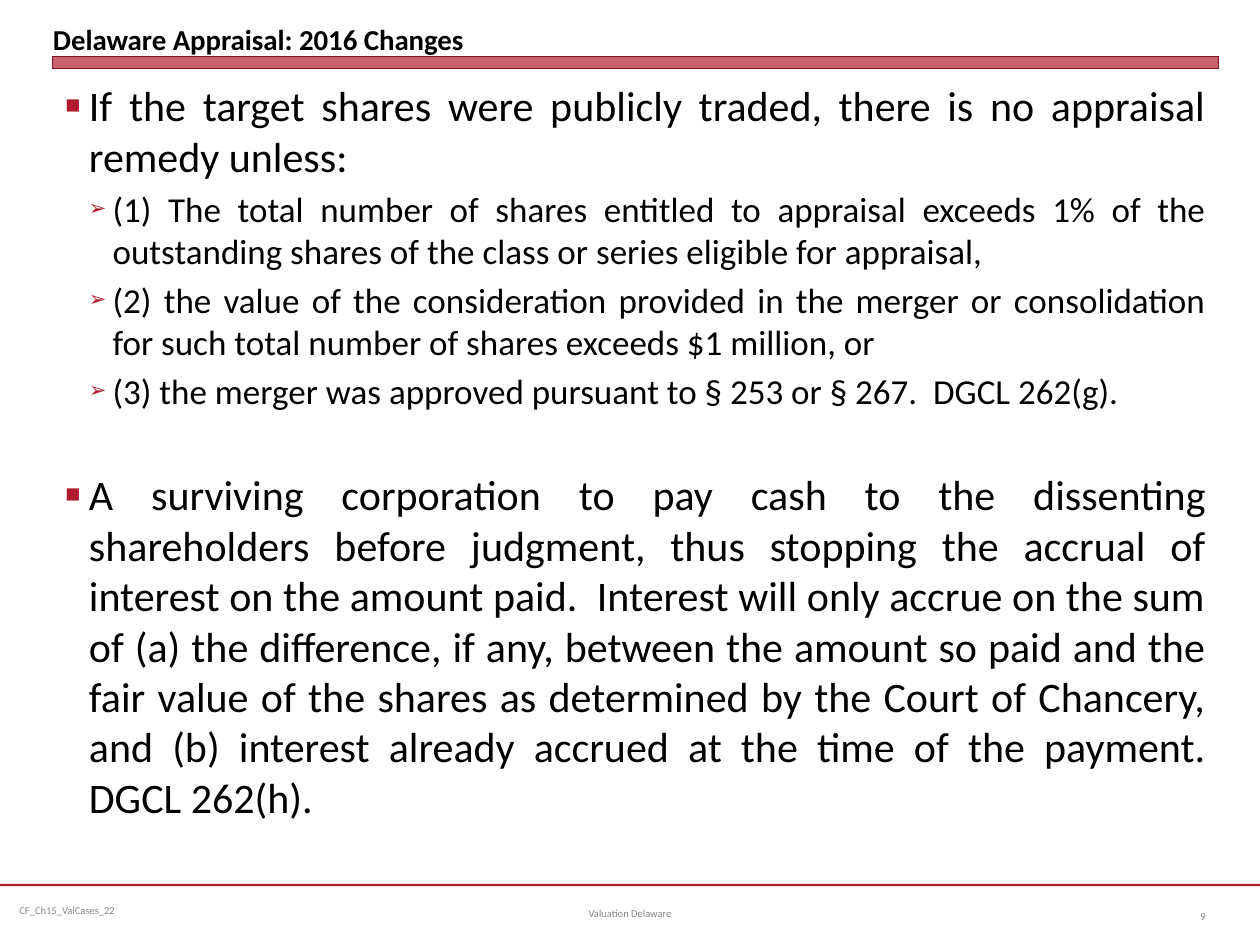
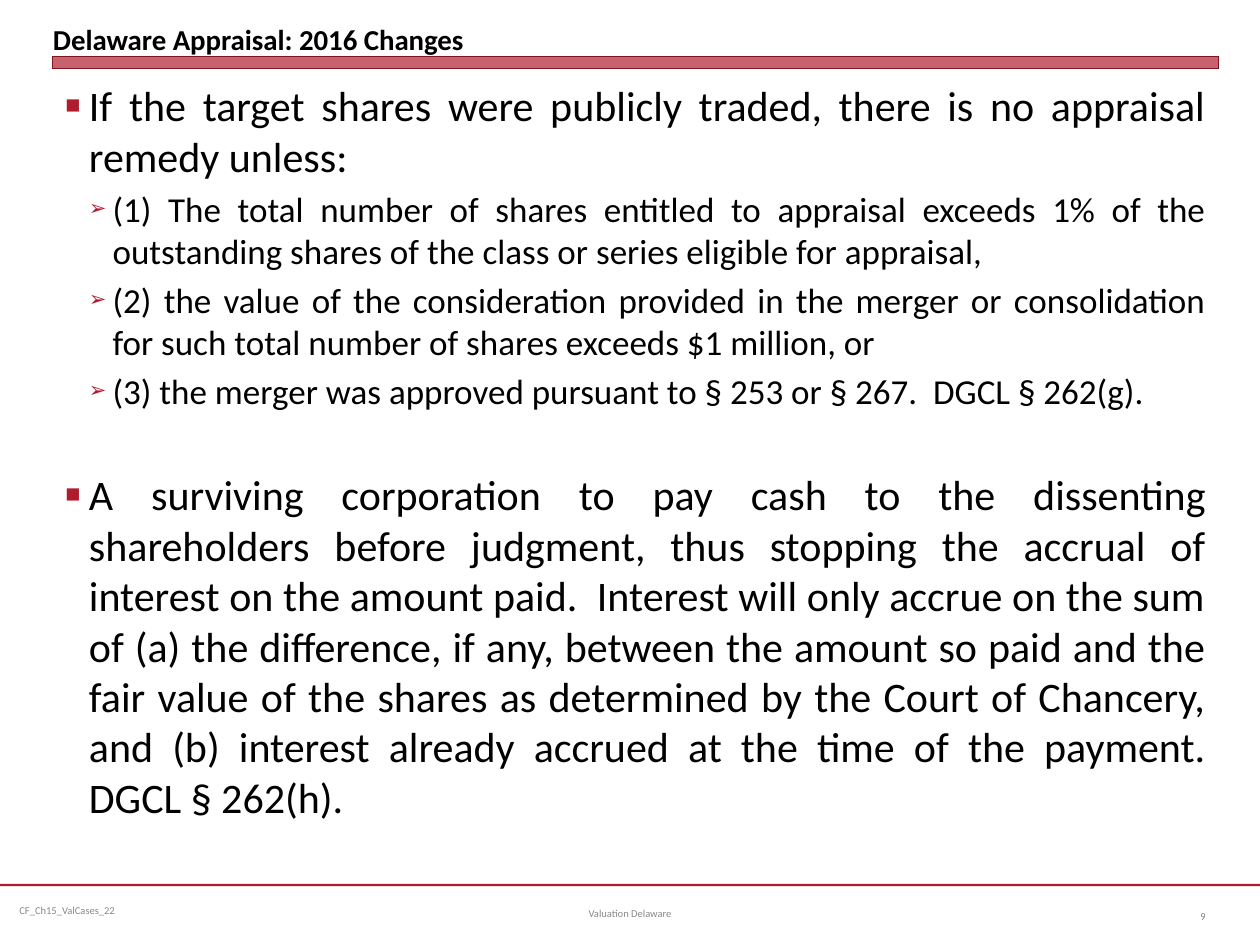
Before and after one commit to jmc877/Corporate-Finance, a slide deck: slide 9 of slides/CF_Ch15_ValCases_24.pptx. Drawn at 1260x945 pixels with LibreOffice and Linux fonts; fonts in the diff are those of the drawing. Boxes give left, top, right and bottom in pixels: in the first picture for what was removed or moved away, otherwise in the second. Text is boxed around its words. In the diff, an @@ line names an element or a change of style, - is before the commit and + after.

```diff
--- a/slides/CF_Ch15_ValCases_24.pptx
+++ b/slides/CF_Ch15_ValCases_24.pptx
@@ text at (89, 378, 1205, 819): text changed @@
-  ➢ (3) the merger was approved pursuant to § 253 or § 267. DGCL 262(g).
-  ■ A surviving corporation to pay cash to the dissenting shareholders before judgment, thus stopping the accrual of interest on the amount paid. Interest will only accrue on the sum of (a) the difference, if any, between the amount so paid and the fair value of the shares as determined by the Court of Chancery, and (b) interest already accrued at the time of the payment. DGCL 262(h).
+  ➢ (3) the merger was approved pursuant to § 253 or § 267. DGCL § 262(g).
+  ■ A surviving corporation to pay cash to the dissenting shareholders before judgment, thus stopping the accrual of interest on the amount paid. Interest will only accrue on the sum of (a) the difference, if any, between the amount so paid and the fair value of the shares as determined by the Court of Chancery, and (b) interest already accrued at the time of the payment. DGCL § 262(h).
```
Also in this commit, not shown: 5 other slides changed, 3 other files.
